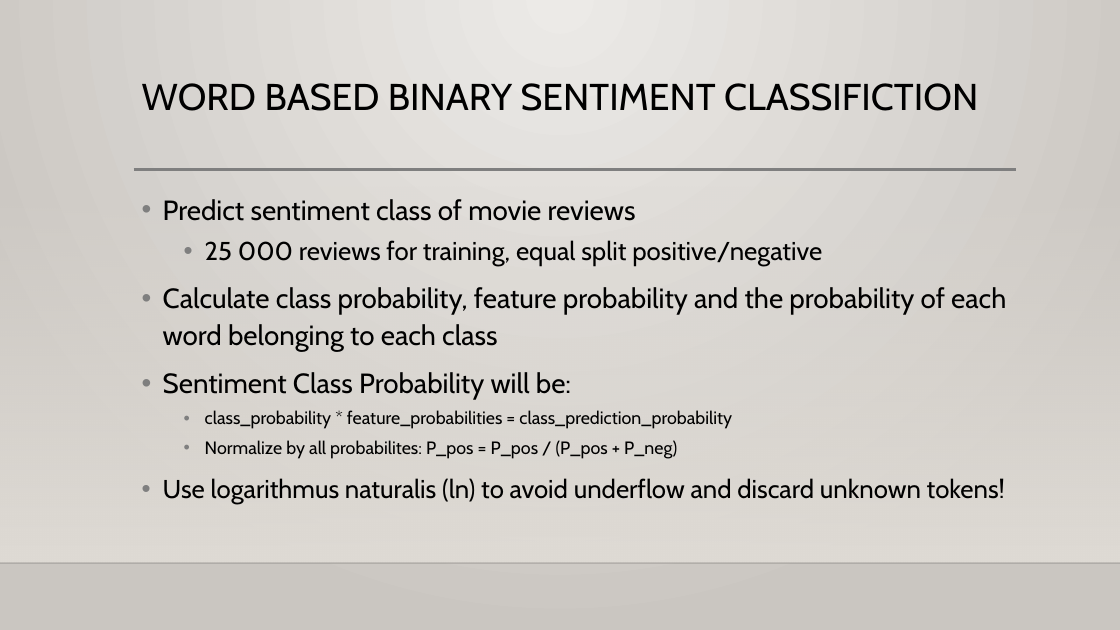
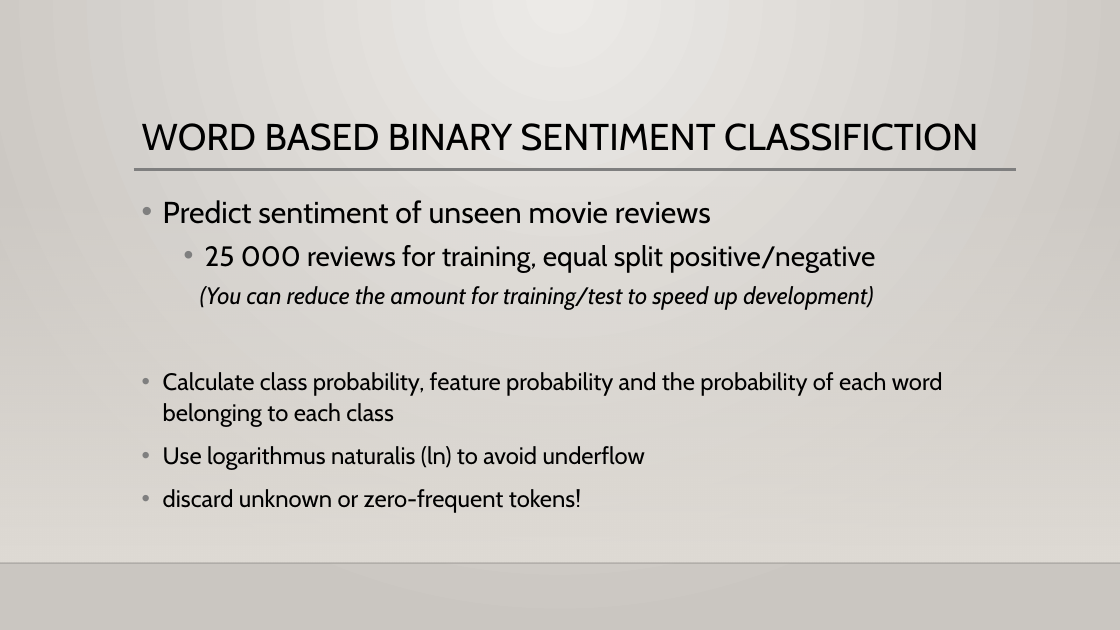
Before and after one commit to RobinRojowiec/workshop-simple-sentiment, a slide deck: slide 9 of presentation/simple_sentiment_analysis_workshop.pptx (slide 8 before the commit). Drawn at 1120x630 pixels with LibreOffice and Linux fonts; fonts in the diff are those of the drawing; background and template pictures are left out. Boxes give left, top, right and bottom in pixels: in the first picture for what was removed or moved away, otherwise in the second. Text is boxed around its words. In the diff, an @@ line names an element or a change of style, - is before the commit and + after.

Commit message:
updated presentation

```diff
--- a/presentation/simple_sentiment_analysis_workshop.pptx
+++ b/presentation/simple_sentiment_analysis_workshop.pptx
@@ title "WORD BASED BINARY SENTIMENT CLASSIFICTION": place and size @@
-title "WORD BASED BINARY SENTIMENT CLASSIFICTION" at bbox=[142, 83, 978, 111]
+title "WORD BASED BINARY SENTIMENT CLASSIFICTION" at bbox=[142, 123, 978, 151]
@@ text at bbox=[163, 200, 711, 224]: text changed; size 23.8 to 25.9 pt @@
-• Predict sentiment class of movie reviews
+• Predict sentiment of unseen movie reviews
@@ text at bbox=[163, 245, 943, 427]: size 22.1 to 24.1 pt in "25 000 reviews for training, equal split ..."; size 23.8 to 20.4 pt in "Calculate class probability, feature probability and the ..." @@
@@ text at bbox=[200, 286, 873, 310]: paragraph added @@
+  (You can reduce the amount for training/test to speed up development)
@@ text at bbox=[163, 446, 645, 513]: text changed; size 15.3 to 20.4 pt @@
-• Sentiment Class Probability will be:
-  • class_probability * feature_probabilities = class_prediction_probability
-  • Normalize by all probabilites: P_pos = P_pos / (P_pos + P_neg)
-• Use logarithmus naturalis (ln) to avoid underflow and discard unknown tokens!
+• Use logarithmus naturalis (ln) to avoid underflow
+• discard unknown or zero-frequent tokens!
```
Also in this commit, not shown: 6 other slides changed, 4 slides added, 1 slide removed, 1 other file.
